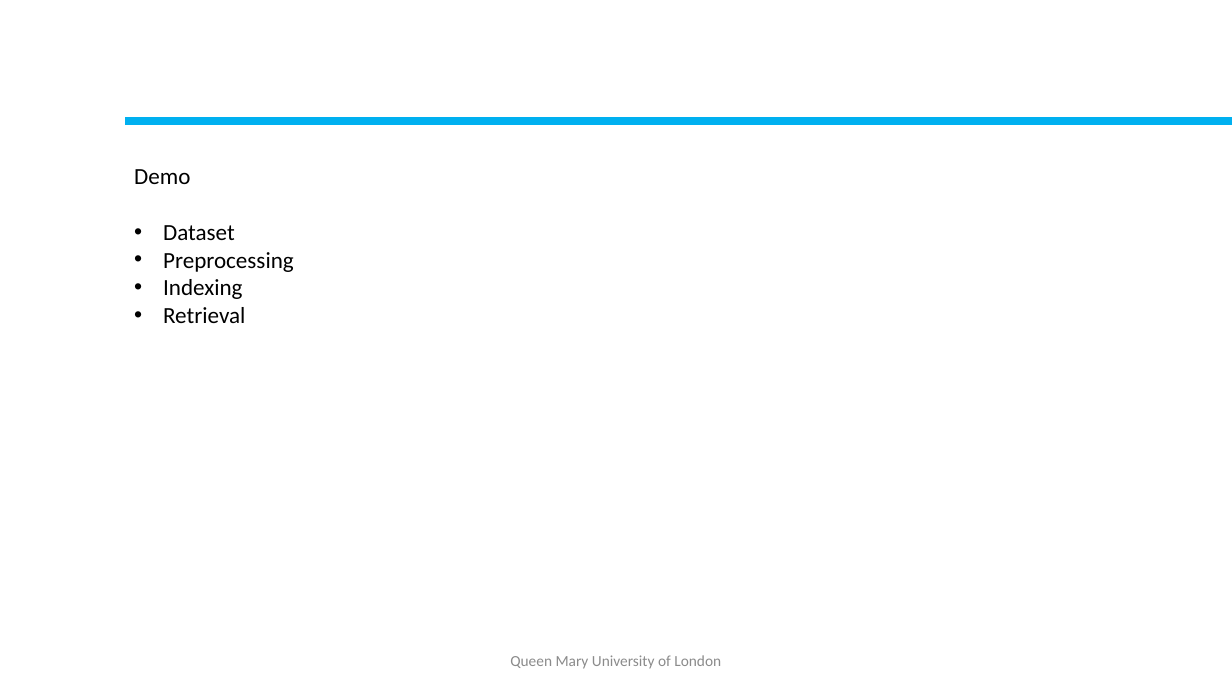
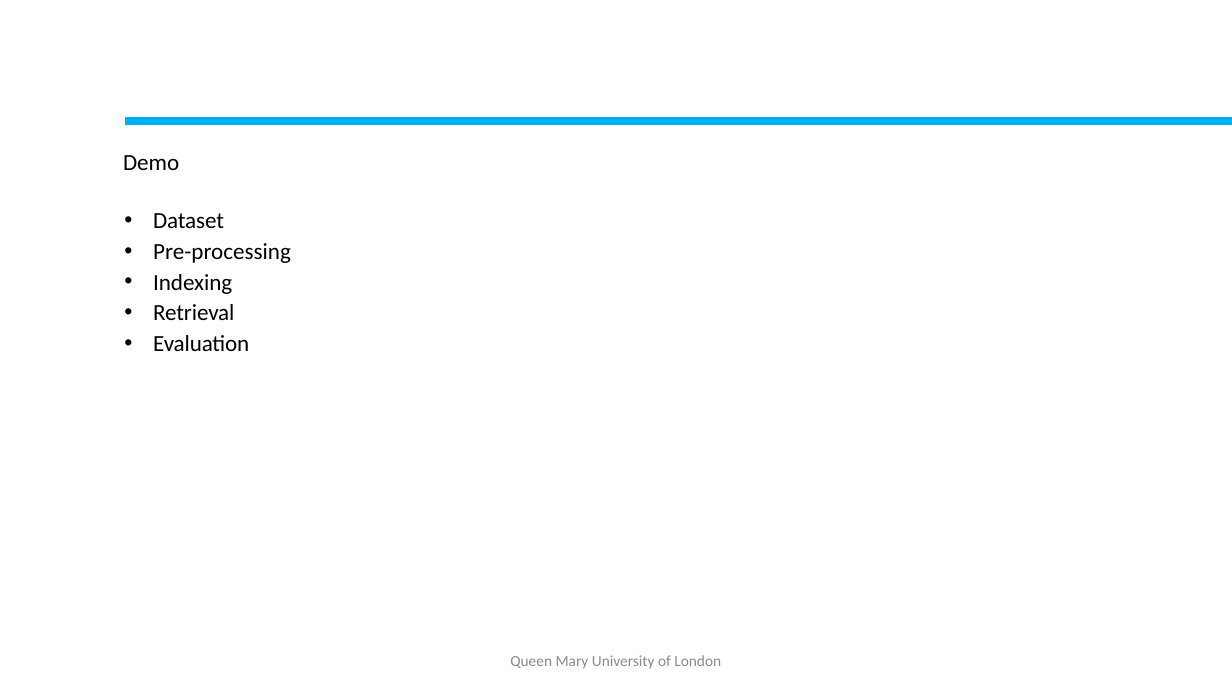
Before and after one commit to bineeta-maker/SearchEngineProject, a slide deck: slide 8 of data/Group51_Assg3_SearchEngineImpl.pptx. Drawn at 1232x693 pixels with LibreOffice and Linux fonts; fonts in the diff are those of the drawing. Boxes give left, top, right and bottom in pixels: in the first picture for what was removed or moved away, otherwise in the second. Text is boxed around its words. In the diff, an @@ line names an element or a change of style, - is before the commit and + after.

```diff
--- a/data/Group51_Assg3_SearchEngineImpl.pptx
+++ b/data/Group51_Assg3_SearchEngineImpl.pptx
@@ text "Demo": place and size @@
-text "Demo" at (134, 169, 294, 323)
+text "Demo" at (123, 155, 291, 351)
@@ text at (153, 213, 234, 320): letter spacing 0 to -0.1 pt in "Dataset", "Indexing", "Retrieval"; indent changed; line spacing 1 to 1.06; more space between paragraphs @@
@@ text at (153, 243, 291, 263): text changed @@
-• Preprocessing
+• Pre-processing
@@ text at (153, 335, 249, 351): paragraph added @@
+• Evaluation
```
Also in this commit, not shown: 4 other slides changed, 2 slides added, 1 other file.
